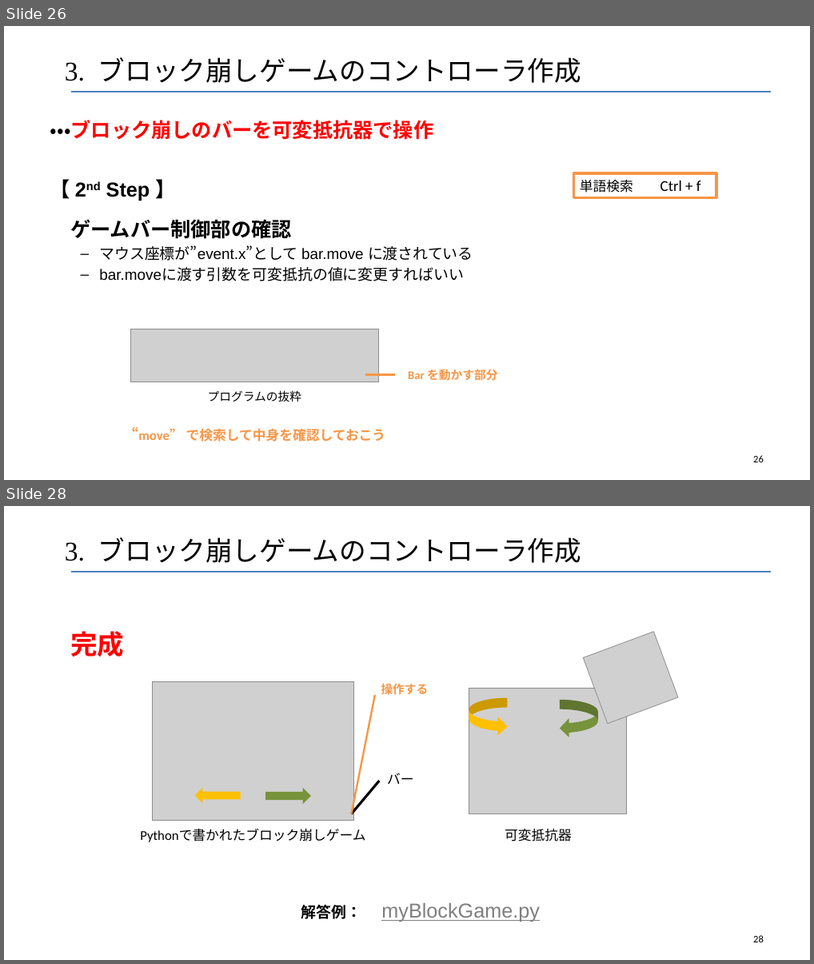
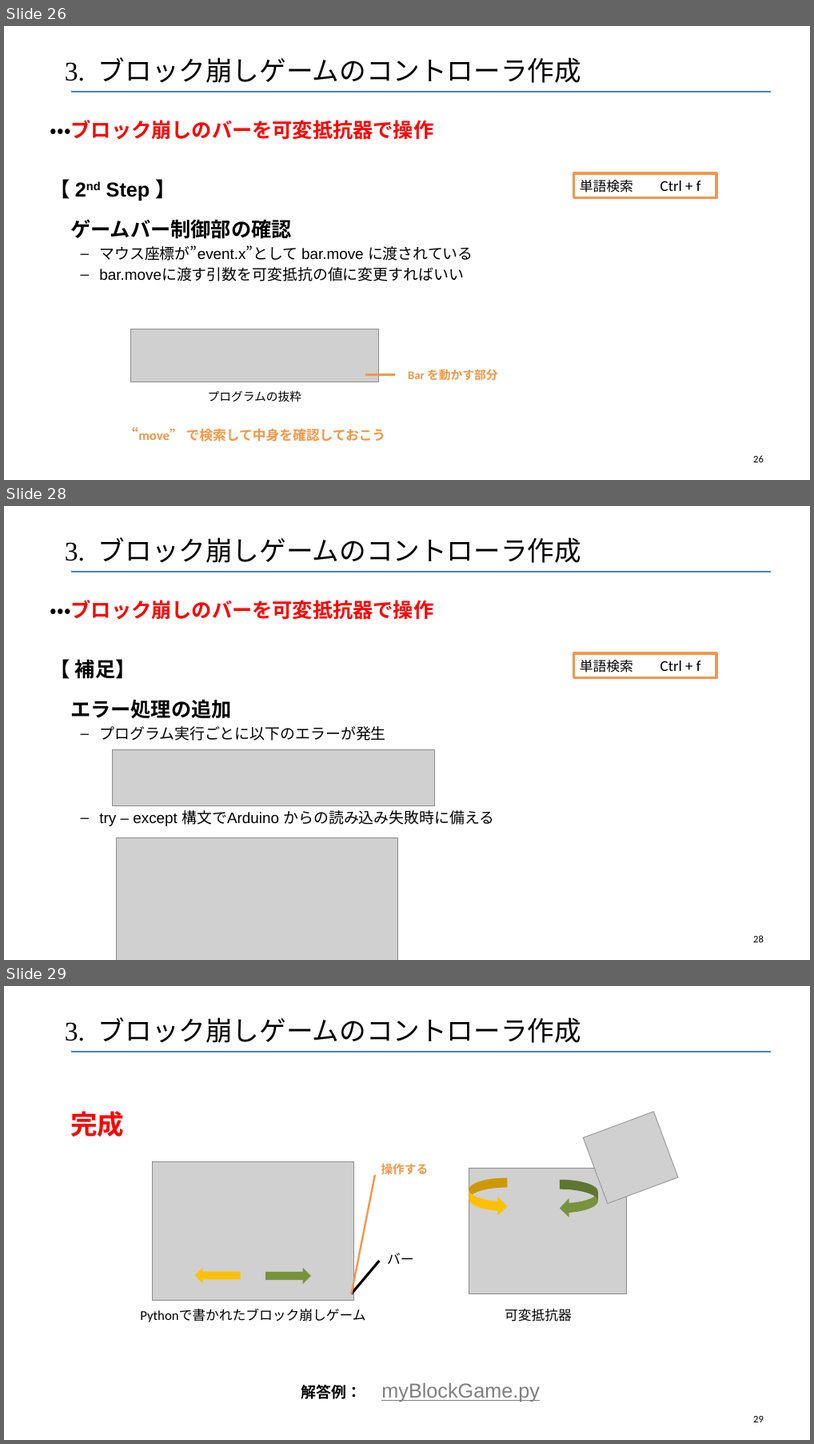
Before and after one commit to robot-cs/Tech-Education-Hub, a slide deck: Arduino-Basics/Arduino講座1.pptx. Shown one above the other, each under a label of ours: slides 26 and 28 before the commit, slides 26, 28 and 29 after it; the slides between them are not shown. The pictures are 814x964 and 814x1444 pixels, drawn with LibreOffice and Linux fonts; fonts in the diff are those of the drawing; grey boxes stand for pictures. Boxes give left, top, right and bottom in pixels: in the first picture for what was removed or moved away, otherwise in the second. Text is boxed around its words. In the diff, an @@ line names an element or a change of style, - is before the commit and + after.

```diff
--- a/Arduino-Basics/Arduino講座1.pptx
+++ b/Arduino-Basics/Arduino講座1.pptx
@@ slide 28 added at (4, 506, 810, 960), background #FFFFFF; not listed: 1 template element that a slide beside it also shows @@
@@ title added at (65, 537, 582, 563), 32 pt, text #000000 @@
+3. ブロック崩しゲームのコントローラ作成
@@ text added at (50, 600, 494, 826), 18 pt, text #000000 @@
+・・・ブロック崩しのバーを可変抵抗器で操作
+【 補足】
+エラー処理の追加
+  – プログラム実行ごとに以下のエラーが発生
+  – try – except 構文でArduino からの読み込み失敗時に備える
@@ rectangle added at (574, 653, 717, 677), outline #F79646 3 pt, 18 pt, text #000000 @@
+単語検索 Ctrl + f
@@ picture added at (112, 749, 434, 806) @@
@@ picture added at (117, 837, 398, 960) @@
@@ page number added at (754, 935, 764, 942), 12 pt, text #000000 @@
+28
@@ what was slide 28 is now slide 29 @@
@@ page number at (754, 1416, 764, 1422): text changed @@
-28
+29
```
Also in this commit, not shown: 1 slide changed, 1 other slide added, 1 other file.
